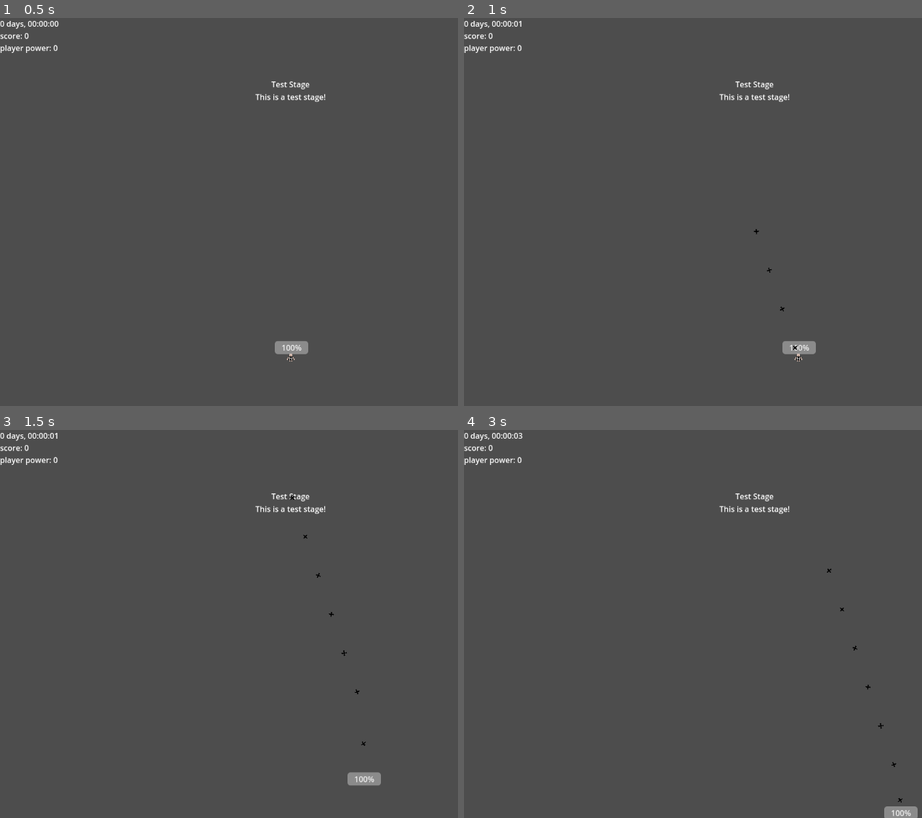
Above: before the commit, frames 1-4 (two rows, left to right).
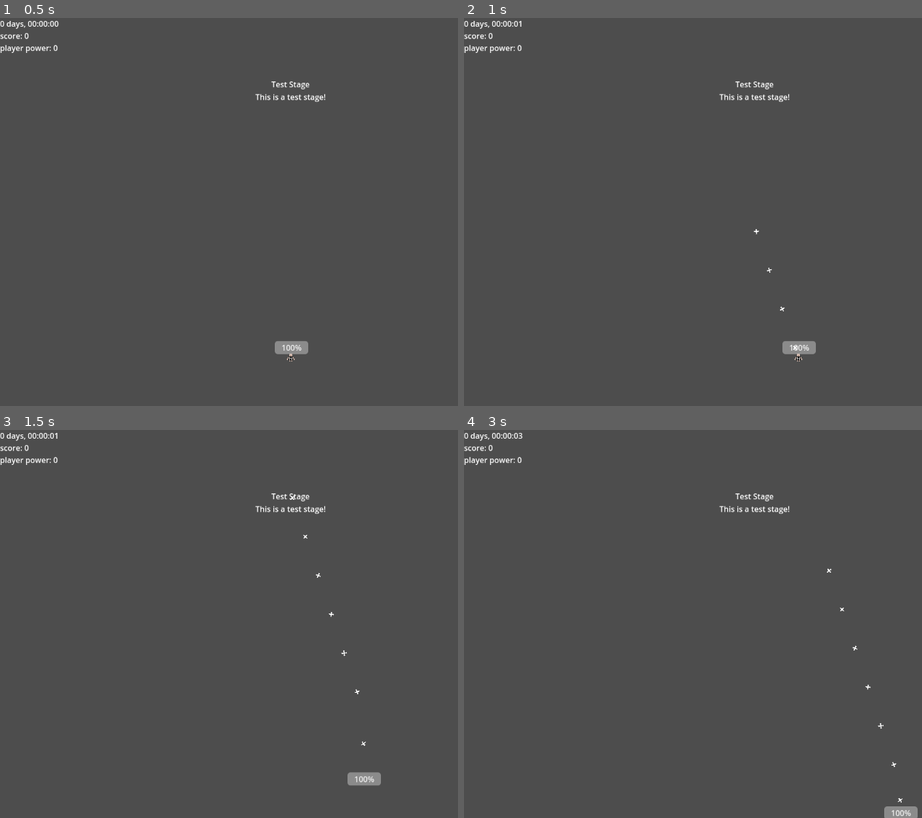
Above: after the commit, the same moments.

Repository: Killer66562/DMK_CS
Game: Godot game, scene res://scenes/Game.tscn
Two runs of this game, one before a commit and one after it. Both use one fixed random seed, a clock stepped at 60 frames per second and the inputs below.
Inputs:
- Up to frame 1 (0.5 s): no input
- Up to frame 2 (1 s): tap Enter at 0.5 s; hold Right (move_right) from 0.53 s (still down); hold X (shoot_bullet) from 0.53 s (still down)
- Up to frame 3 (1.5 s): release Right (move_right) at 1.28 s; release X (shoot_bullet) at 1.28 s; hold Down (move_down) from 1.28 s (still down); tap X (shoot_bullet) at 1.35 s
- Up to frame 4 (3 s): release Down (move_down) at 2.03 s; hold Right (move_right) 2.03-2.78 s; hold X (shoot_bullet) 2.03-2.78 s; tap Space at 2.75 s; hold Up (move_up) from 2.78 s (still down); tap X (shoot_bullet) at 2.85 s

Frame 1 is identical in both runs. In frame 2, less than 0.1% of the frame differs, in the area x 63-73%, y 54-86%; in frame 3, less than 0.1%; in frame 4, less than 0.1%, in the area x 79-96%, y 35-97%.

Commit message:
asset image update

Diff:
--- a/scenes/bullets/KnifeBullet.tscn
+++ b/scenes/bullets/KnifeBullet.tscn
@@ -4,13 +4,18 @@
 [ext_resource type="Texture2D" uid="uid://c06aj641j3fkh" path="res://assets/knife_bullet.png" id="2"]
 
 [sub_resource type="CapsuleShape2D" id="1"]
-radius = 1.0
-height = 4.0
+radius = 2.0
+height = 16.0
 
 [node name="KnifeBullet" instance=ExtResource("1")]
+rotation = 3.14159
 
 [node name="Sprite2D" parent="." index="0"]
+rotation = 3.14159
+scale = Vector2(2, 2)
 texture = ExtResource("2")
 
 [node name="CollisionShape2D" parent="." index="1"]
+position = Vector2(4.37114e-07, 5)
+rotation = 3.14159
 shape = SubResource("1")
Binary file changed: assets/angry-face.png
Binary file changed: assets/knife_bullet.png
Binary file changed: assets/red_bullet.png
Binary file changed: assets/shield_item.png
Binary file changed: assets/x_bullet.png
